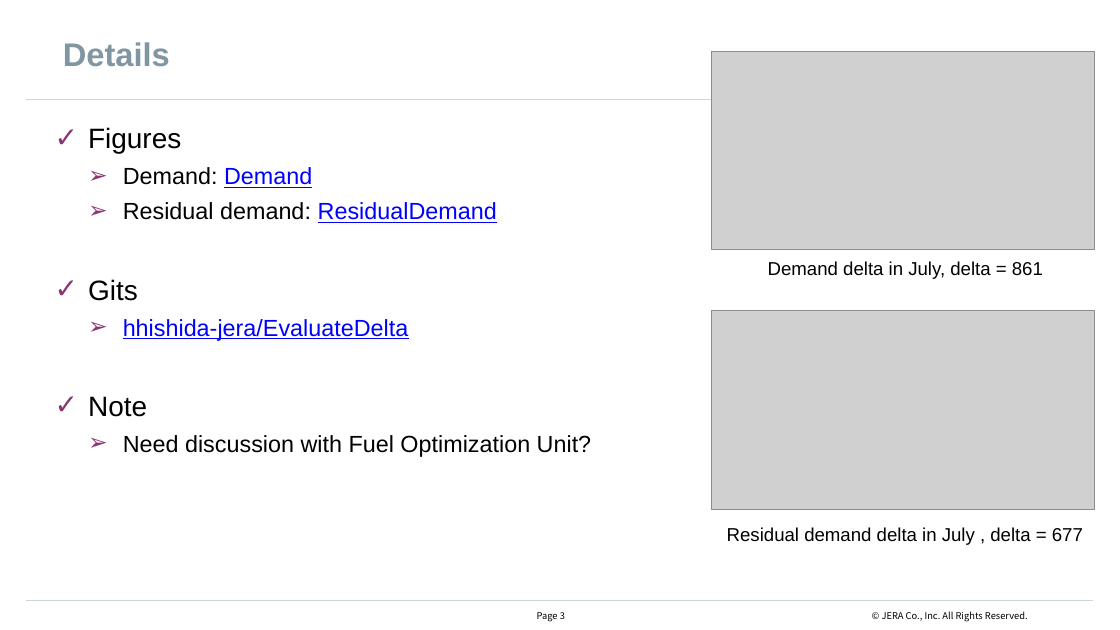
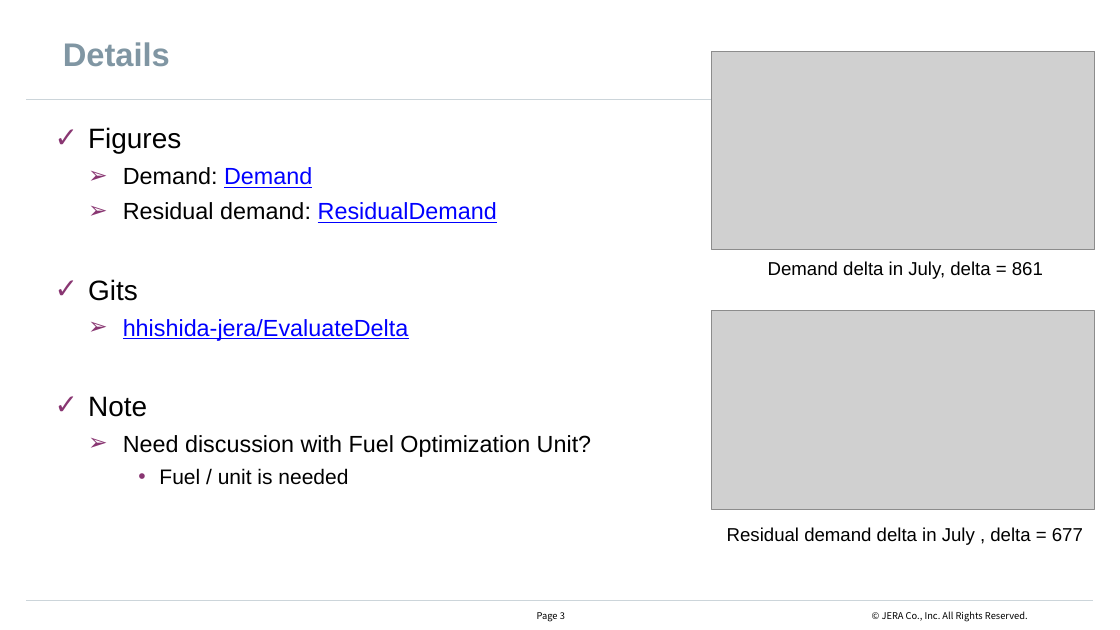
Before and after one commit to hhishida-jera/EvaluateDelta, a slide deck: slide 4 of TokyoResults/250710_TokyoResults_delta.pptx. Drawn at 1120x630 pixels with LibreOffice and Linux fonts; fonts in the diff are those of the drawing; grey boxes stand for pictures; background and template pictures are left out. Boxes give left, top, right and bottom in pixels: in the first picture for what was removed or moved away, otherwise in the second. Text is boxed around its words. In the diff, an @@ line names an element or a change of style, - is before the commit and + after.

```diff
--- a/TokyoResults/250710_TokyoResults_delta.pptx
+++ b/TokyoResults/250710_TokyoResults_delta.pptx
@@ text at <box>159,468,348,485</box>: paragraph added @@
+    • Fuel / unit is needed
```
Also in this commit, not shown: 2 other slides changed.
